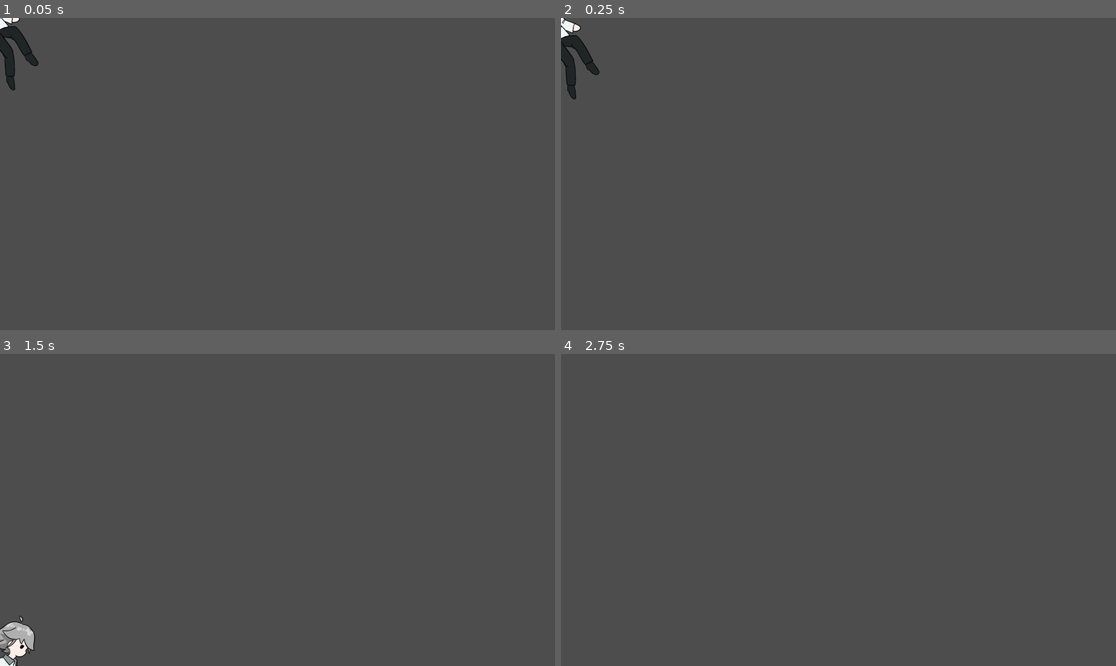
Above: before the commit, frames 1-4 (two rows, left to right).
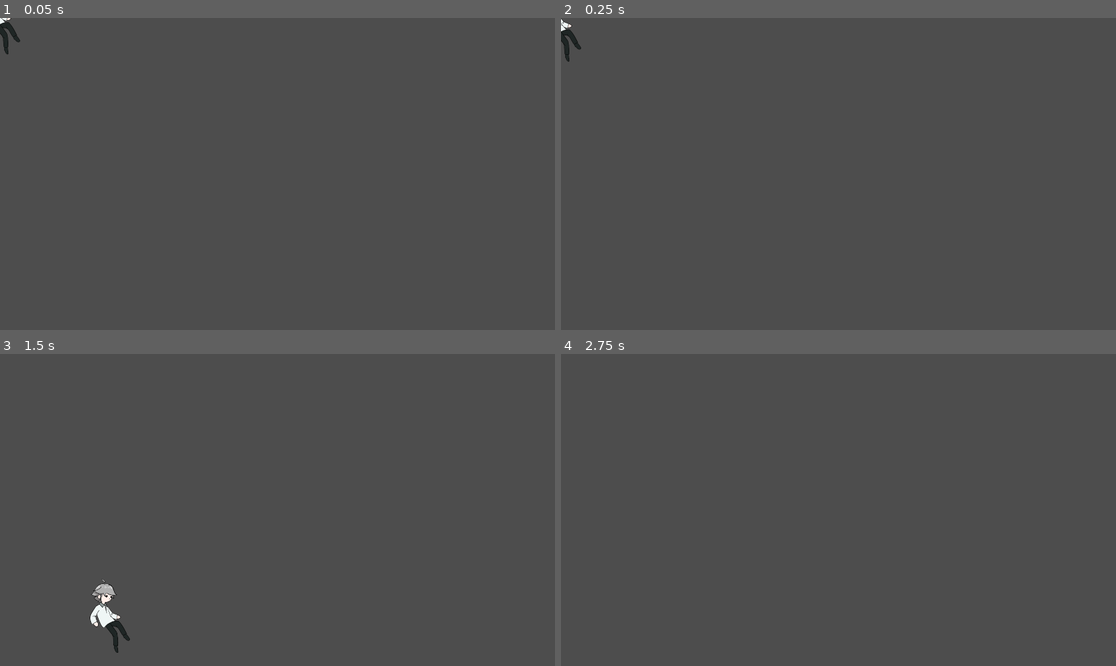
Above: after the commit, the same moments.

Repository: oclando707/Minigame
Game: Godot game, scene res://scene/player.tscn
Same seed, same stepped clock (60 frames per second), same inputs: the game is played once before the commit and once after it. This scene is started directly instead of the project's main scene.
Inputs:
- Up to frame 1 (0.05 s): no input
- Up to frame 2 (0.25 s): no input
- Up to frame 3 (1.5 s): hold D (right, bound only after the commit) from 0.53 s (still down); tap Space (jump, bound only after the commit) at 0.6, 0.77, 1.07, 1.35 s
- Up to frame 4 (2.75 s): tap Space (jump, bound only after the commit) at 1.52, 1.82, 2.1 s; tap Enter at 2 s; release D (right, bound only after the commit) at 2.03 s; hold A (left, bound only after the commit) from 2.03 s (still down)

The runs differ from the first frame. In frame 1, 0.5% of the frame differs, in the area x 0-8%, y 0-24%; in frame 2, 0.6%; in frame 3, 1.2%, in the area x 0-24%, y 72-100%; in frame 4, nothing differs.

Commit message:
角色动画和移动搭建

Diff:
--- a/project.godot
+++ b/project.godot
@@ -13,11 +13,52 @@
 config/name="时空奇遇记"
 run/main_scene="uid://c8llgc0wl3qe2"
 config/features=PackedStringArray("4.6", "Forward Plus")
+config/icon="res://icon.svg"
 
 [display]
 
 window/size/viewport_width=1920
 window/size/viewport_height=1080
+
+[input]
+
+right={
+"deadzone": 0.2,
+"events": [Object(InputEventKey,"resource_local_to_scene":false,"resource_name":"","device":-1,"window_id":0,"alt_pressed":false,"shift_pressed":false,"ctrl_pressed":false,"meta_pressed":false,"pressed":false,"keycode":0,"physical_keycode":68,"key_label":0,"unicode":100,"location":0,"echo":false,"script":null)
+]
+}
+left={
+"deadzone": 0.2,
+"events": [Object(InputEventKey,"resource_local_to_scene":false,"resource_name":"","device":-1,"window_id":0,"alt_pressed":false,"shift_pressed":false,"ctrl_pressed":false,"meta_pressed":false,"pressed":false,"keycode":0,"physical_keycode":65,"key_label":0,"unicode":97,"location":0,"echo":false,"script":null)
+]
+}
+jump={
+"deadzone": 0.2,
+"events": [Object(InputEventKey,"resource_local_to_scene":false,"resource_name":"","device":-1,"window_id":0,"alt_pressed":false,"shift_pressed":false,"ctrl_pressed":false,"meta_pressed":false,"pressed":false,"keycode":0,"physical_keycode":32,"key_label":0,"unicode":32,"location":0,"echo":false,"script":null)
+]
+}
+click={
+"deadzone": 0.2,
+"events": [Object(InputEventMouseButton,"resource_local_to_scene":false,"resource_name":"","device":-1,"window_id":0,"alt_pressed":false,"shift_pressed":false,"ctrl_pressed":false,"meta_pressed":false,"button_mask":1,"position":Vector2(136, 33),"global_position":Vector2(150, 106),"factor":1.0,"button_index":1,"canceled":false,"pressed":true,"double_click":false,"script":null)
+]
+}
+switch={
+"deadzone": 0.2,
+"events": [Object(InputEventKey,"resource_local_to_scene":false,"resource_name":"","device":-1,"window_id":0,"alt_pressed":false,"shift_pressed":false,"ctrl_pressed":false,"meta_pressed":false,"pressed":false,"keycode":0,"physical_keycode":4194306,"key_label":0,"unicode":0,"location":0,"echo":false,"script":null)
+]
+}
+interact={
+"deadzone": 0.2,
+"events": [Object(InputEventKey,"resource_local_to_scene":false,"resource_name":"","device":-1,"window_id":0,"alt_pressed":false,"shift_pressed":false,"ctrl_pressed":false,"meta_pressed":false,"pressed":false,"keycode":0,"physical_keycode":70,"key_label":0,"unicode":70,"location":0,"echo":false,"script":null)
+]
+}
+
+[layer_names]
+
+2d_render/layer_1="地形"
+2d_render/layer_2="玩家"
+2d_render/layer_3="障碍物"
+2d_render/layer_4="可互动物品"
 
 [physics]
 
--- /dev/null
+++ b/scene/level_1.tscn
@@ -0,0 +1,11 @@
+[gd_scene format=3 uid="uid://d3jcujjmloeic"]
+
+[ext_resource type="PackedScene" uid="uid://de1dlom2xp3ou" path="res://scene/lv_1_background.tscn" id="1_rpurj"]
+[ext_resource type="PackedScene" uid="uid://b4467pwswqb80" path="res://scene/player.tscn" id="2_3flxk"]
+
+[node name="level1" type="Node2D" unique_id=32838100]
+
+[node name="LV1-background" parent="." unique_id=748662892 instance=ExtResource("1_rpurj")]
+
+[node name="Player" parent="." unique_id=916301139 instance=ExtResource("2_3flxk")]
+position = Vector2(360, 696)
--- /dev/null
+++ b/scene/lv_1_background.tscn
@@ -0,0 +1,40 @@
+[gd_scene format=3 uid="uid://de1dlom2xp3ou"]
+
+[ext_resource type="Texture2D" uid="uid://ugovxyqq76xp" path="res://level1asset/LV1background/IMG_3060.PNG" id="1_c5r5p"]
+[ext_resource type="Texture2D" uid="uid://d001ka24nsm2l" path="res://level1asset/LV1background/IMG_3061.PNG" id="2_y5amp"]
+[ext_resource type="Texture2D" uid="uid://d1ev8srcqmlg6" path="res://level1asset/LV1background/IMG_3059.PNG" id="3_bovdm"]
+[ext_resource type="Texture2D" uid="uid://d21lg3285vwad" path="res://level1asset/LV1background/IMG_3062.PNG" id="3_hlm4x"]
+[ext_resource type="Texture2D" uid="uid://df8sfg7fmaekq" path="res://level1asset/LV1background/IMG_3063.PNG" id="4_bovdm"]
+
+[sub_resource type="RectangleShape2D" id="RectangleShape2D_y5amp"]
+size = Vector2(1922, 112)
+
+[node name="LV1-background" type="Node2D" unique_id=748662892]
+
+[node name="background" type="Sprite2D" parent="." unique_id=1766943746]
+
+[node name="background" type="Sprite2D" parent="background" unique_id=445304584]
+position = Vector2(960, 544)
+texture = ExtResource("1_c5r5p")
+
+[node name="middle" type="Sprite2D" parent="background" unique_id=1914882173]
+position = Vector2(960, 544)
+texture = ExtResource("2_y5amp")
+
+[node name="Sprite2D2" type="Sprite2D" parent="background" unique_id=271454704]
+position = Vector2(960, 544)
+texture = ExtResource("3_bovdm")
+
+[node name="front" type="Sprite2D" parent="background" unique_id=1146144178]
+position = Vector2(960, 544)
+texture = ExtResource("3_hlm4x")
+
+[node name="Sprite2D" type="Sprite2D" parent="background" unique_id=170944941]
+position = Vector2(960, 544)
+texture = ExtResource("4_bovdm")
+
+[node name="Terrain2" type="StaticBody2D" parent="background/Sprite2D" unique_id=1281470089]
+
+[node name="CollisionShape2D" type="CollisionShape2D" parent="background/Sprite2D/Terrain2" unique_id=1712128959]
+position = Vector2(-1, 480)
+shape = SubResource("RectangleShape2D_y5amp")
--- a/scene/player.tscn
+++ b/scene/player.tscn
@@ -94,9 +94,11 @@
 [ext_resource type="Texture2D" uid="uid://dc0ix0pumu72y" path="res://minigame_assets/Global/chara_walk/chara_walk_0021.png" id="92_ngst3"]
 [ext_resource type="Texture2D" uid="uid://kdry4ukl8jsn" path="res://minigame_assets/Global/chara_walk/chara_walk_0022.png" id="93_f4mmf"]
 [ext_resource type="Texture2D" uid="uid://be25t7a231yux" path="res://minigame_assets/Global/chara_walk/chara_walk_0023.png" id="94_vl6wn"]
-[ext_resource type="Script" path="res://scripts/Player.gd" id="95_qp3rb"]
+[ext_resource type="Script" uid="uid://c6w4wrns0s5je" path="res://scripts/Player.gd" id="95_qp3rb"]
+[ext_resource type="Texture2D" uid="uid://cawjwkq8dqjvx" path="res://cha/merged-image.png" id="96_cmg3n"]
 
 [sub_resource type="SpriteFrames" id="SpriteFrames_1ww5g"]
+resource_local_to_scene = true
 animations = [{
 "frames": [{
 "duration": 1.0,
@@ -409,16 +411,151 @@
 "speed": 5.0
 }]
 
-[sub_resource type="RectangleShape2D" id="RectangleShape2D_xyz12"]
-extents = Vector2(18, 32)
+[sub_resource type="CapsuleShape2D" id="CapsuleShape2D_ntktn"]
+radius = 59.0
+height = 250.0
+
+[sub_resource type="Animation" id="Animation_d1347"]
+length = 0.001
+tracks/0/type = "value"
+tracks/0/imported = false
+tracks/0/enabled = true
+tracks/0/path = NodePath(".:frame")
+tracks/0/interp = 1
+tracks/0/loop_wrap = true
+tracks/0/keys = {
+"times": PackedFloat32Array(0),
+"transitions": PackedFloat32Array(1),
+"update": 1,
+"values": [0]
+}
+
+[sub_resource type="Animation" id="Animation_h4gvw"]
+resource_name = "fall"
+length = 0.73
+loop_mode = 1
+tracks/0/type = "value"
+tracks/0/imported = false
+tracks/0/enabled = true
+tracks/0/path = NodePath(".:frame")
+tracks/0/interp = 1
+tracks/0/loop_wrap = true
+tracks/0/keys = {
+"times": PackedFloat32Array(0),
+"transitions": PackedFloat32Array(1),
+"update": 1,
+"values": [72]
+}
+
+[sub_resource type="Animation" id="Animation_cmg3n"]
+resource_name = "idle"
+length = 0.066
+loop_mode = 1
+tracks/0/type = "value"
+tracks/0/imported = false
+tracks/0/enabled = true
+tracks/0/path = NodePath(".:frame")
+tracks/0/interp = 1
+tracks/0/loop_wrap = true
+tracks/0/keys = {
+"times": PackedFloat32Array(0, 0.033333335),
+"transitions": PackedFloat32Array(1, 1),
+"update": 1,
+"values": [0, 1]
+}
+
+[sub_resource type="Animation" id="Animation_enbx7"]
+resource_name = "jump"
+length = 0.733
+loop_mode = 1
+tracks/0/type = "value"
+tracks/0/imported = false
+tracks/0/enabled = true
+tracks/0/path = NodePath(".:frame")
+tracks/0/interp = 1
+tracks/0/loop_wrap = true
+tracks/0/keys = {
+"times": PackedFloat32Array(0),
+"transitions": PackedFloat32Array(1),
+"update": 0,
+"values": [60]
+}
+
+[sub_resource type="Animation" id="Animation_85lx7"]
+resource_name = "push"
+length = 0.733
+loop_mode = 1
+tracks/0/type = "value"
+tracks/0/imported = false
+tracks/0/enabled = true
+tracks/0/path = NodePath(".:frame")
+tracks/0/interp = 1
+tracks/0/loop_wrap = true
+tracks/0/keys = {
+"times": PackedFloat32Array(0, 0.033333335, 0.06666667, 0.10000001, 0.13333334, 0.16666667, 0.20000002, 0.23333335, 0.26666668, 0.3, 0.33333334, 0.36666667, 0.40000004, 0.43333337, 0.4666667, 0.5, 0.53333336, 0.5666667, 0.6, 0.6333334, 0.6666667, 0.70000005, 0.733),
+"transitions": PackedFloat32Array(1, 1, 1, 1, 1, 1, 1, 1, 1, 1, 1, 1, 1, 1, 1, 1, 1, 1, 1, 1, 1, 1, 1),
+"update": 1,
+"values": [24, 25, 26, 27, 28, 29, 30, 31, 32, 33, 34, 35, 36, 37, 38, 39, 40, 41, 42, 43, 44, 45, 46]
+}
+
+[sub_resource type="Animation" id="Animation_3y6ar"]
+resource_name = "walk"
+length = 0.73333335
+loop_mode = 1
+tracks/0/type = "value"
+tracks/0/imported = false
+tracks/0/enabled = true
+tracks/0/path = NodePath(".:frame")
+tracks/0/interp = 1
+tracks/0/loop_wrap = true
+tracks/0/keys = {
+"times": PackedFloat32Array(0, 0.033333335, 0.06666667, 0.10000001, 0.13333334, 0.16666667, 0.20000002, 0.23333335, 0.26666668, 0.3, 0.33333334, 0.36666667, 0.40000004, 0.43333337, 0.4666667, 0.5, 0.53333336, 0.5666667, 0.6, 0.6333334, 0.6666667, 0.70000005, 0.73333335),
+"transitions": PackedFloat32Array(1, 1, 1, 1, 1, 1, 1, 1, 1, 1, 1, 1, 1, 1, 1, 1, 1, 1, 1, 1, 1, 1, 1),
+"update": 1,
+"values": [0, 1, 2, 3, 4, 5, 6, 7, 8, 9, 10, 11, 12, 13, 14, 15, 16, 17, 18, 19, 20, 21, 22]
+}
+
+[sub_resource type="AnimationLibrary" id="AnimationLibrary_et5mr"]
+_data = {
+&"RESET": SubResource("Animation_d1347"),
+&"fall": SubResource("Animation_h4gvw"),
+&"idle": SubResource("Animation_cmg3n"),
+&"jump": SubResource("Animation_enbx7"),
+&"push": SubResource("Animation_85lx7"),
+&"walk": SubResource("Animation_3y6ar")
+}
 
 [node name="Player" type="CharacterBody2D" unique_id=916301139]
 script = ExtResource("95_qp3rb")
 
 [node name="AnimatedSprite2D" type="AnimatedSprite2D" parent="." unique_id=249257311]
+visible = false
 sprite_frames = SubResource("SpriteFrames_1ww5g")
-animation = &"idle"
+animation = &"Chara_walk"
 autoplay = "idle"
+frame_progress = 0.2848062
 
 [node name="CollisionShape2D" type="CollisionShape2D" parent="." unique_id=1354087051]
-shape = SubResource("RectangleShape2D_xyz12")
+visibility_layer = 13
+position = Vector2(-1, 8)
+shape = SubResource("CapsuleShape2D_ntktn")
+
+[node name="Camera2D" type="Camera2D" parent="." unique_id=1529915939]
+limit_left = 0
+limit_top = 0
+limit_right = 1920
+limit_bottom = 1080
+position_smoothing_enabled = true
+rotation_smoothing_enabled = true
+
+[node name="cha" type="Sprite2D" parent="." unique_id=578939796]
+position = Vector2(3, 0)
+scale = Vector2(0.5, 0.5)
+texture = ExtResource("96_cmg3n")
+hframes = 6
+vframes = 16
+
+[node name="AnimationPlayer" type="AnimationPlayer" parent="." unique_id=243410452]
+root_node = NodePath("../cha")
+libraries/ = SubResource("AnimationLibrary_et5mr")
+autoplay = &"walk"
--- a/scene/时空奇遇记.tscn
+++ b/scene/时空奇遇记.tscn
@@ -1,6 +1,6 @@
 [gd_scene format=3 uid="uid://c8llgc0wl3qe2"]
 
-[ext_resource type="Script" uid="uid://d0w2q76st0kld" path="res://时空奇遇记.gd" id="1_wcrpf"]
+[ext_resource type="Script" uid="uid://d0w2q76st0kld" path="res://scripts/时空奇遇记.gd" id="1_wcrpf"]
 [ext_resource type="Texture2D" uid="uid://bss3ejnorkdev" path="res://minigame_assets/main_menu/background/IMG_3056.PNG" id="2_gs0ff"]
 [ext_resource type="Texture2D" uid="uid://dnvpswwachr7v" path="res://minigame_assets/main_menu/标题.png" id="3_geg3o"]
 [ext_resource type="Texture2D" uid="uid://bsldlpnfkslyr" path="res://minigame_assets/main_menu/开始游戏_idle.png" id="3_j4adf"]
--- a/scripts/Player.gd
+++ b/scripts/Player.gd
@@ -1,49 +1,45 @@
 extends CharacterBody2D
 
-@export var speed := 150
-@export var jump_velocity := -350.0
+# 跳跃 250px：v₀y = √(2×800×250) ≈ 632
+# 跳跃 300px：v_x = 300 ÷ (2×632÷800) ≈ 190
+const GRAVITY: float = 800.0
+const JUMP_VELOCITY: float = -632.0
+const MOVE_SPEED: float = 400.0
 
-var gravity := ProjectSettings.get_setting("physics/2d/default_gravity")
-var gray_stars := 0
-var yellow_stars := 0
-var is_hiding := false
+@onready var anim: AnimatedSprite2D = $AnimatedSprite2D
 
-@onready var anim := $AnimatedSprite2D
 
-func _physics_process(delta):
+func _physics_process(delta: float) -> void:
+	# 重力（空中下落）
 	if not is_on_floor():
-		velocity.y += gravity * delta
+		velocity.y += GRAVITY * delta
 
-	var dir := Input.get_axis("move_left", "move_right")
-	velocity.x = dir * speed
+	# 水平移动：A=左, D=右（Input Map 中为 "left" / "right"）
+	var dir: float = Input.get_axis("left", "right")
+	velocity.x = dir * MOVE_SPEED
 
+	# 跳跃（只有在地面时才可起跳，抛物线轨迹固定）
 	if Input.is_action_just_pressed("jump") and is_on_floor():
-		velocity.y = jump_velocity
+		velocity.y = JUMP_VELOCITY
 
 	move_and_slide()
 	update_animation(dir)
 
-func update_animation(dir: float):
+
+func update_animation(dir: float) -> void:
 	if not is_on_floor():
-		if velocity.y < 0:
-			anim.play("Chara_jump")
+		# 空中：上升 → jump，下降 → fall
+		if velocity.y < 0.0:
+			$AnimationPlayer.current_animation = "jump"
 		else:
-			anim.play("Chara_fall")
-	elif dir != 0:
-		anim.play("Chara_walk")
-		anim.flip_h = dir < 0
+			$AnimationPlayer.current_animation = "fall"
+	elif dir != 0.0:
+		# 地面 + 移动 → walk
+		$AnimationPlayer.current_animation = "walk"
 	else:
-		anim.play("idle")
-		anim.stop()
+		# 地面 + 无输入 → idle
+		$AnimationPlayer.current_animation = "idle"
 
-func collect_star(type: String):
-	if type == "gray":
-		gray_stars += 1
-	elif type == "yellow":
-		yellow_stars += 1
-
-func enter_grass():
-	is_hiding = true
-
-func exit_grass():
-	is_hiding = false
+	# 水平翻转：A 键翻转、D 键不翻转（空中同样生效）
+	if dir != 0.0:
+		$cha.flip_h = dir < 0.0
Binary file added: cha/merged-image.png
Not shown, added: cha/merged-image.png.import
Binary file added: level1asset/LV1background/IMG_3058.PNG
Not shown, changed: level1asset/LV1background/IMG_3058.PNG.import
Binary file added: level1asset/LV1background/IMG_3059.PNG
Not shown, added: level1asset/LV1background/IMG_3059.PNG.import
Binary file added: level1asset/LV1background/IMG_3060.PNG
Not shown, added: level1asset/LV1background/IMG_3060.PNG.import
Binary file added: level1asset/LV1background/IMG_3061.PNG
Not shown, added: level1asset/LV1background/IMG_3061.PNG.import
Binary file added: level1asset/LV1background/IMG_3062.PNG
Not shown, added: level1asset/LV1background/IMG_3062.PNG.import
(and 8 more such lines)
